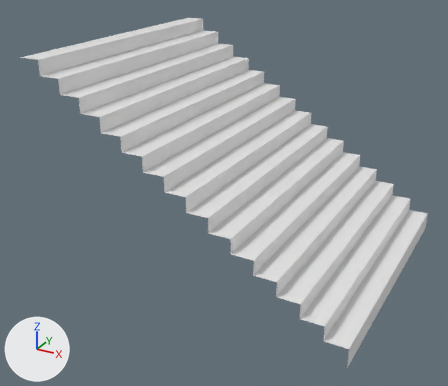
The FBX model Assets/3DArt/Objects/TiledCorridor/Stairs.fbx, before and after one commit.
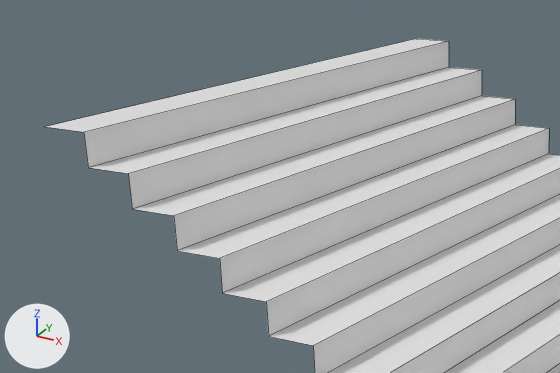
Each version is shown whole from a 50 mm lens placed at (-0.015, 0.427, 0.084), pointed at (-0.231, 0.819, -0.112), then close up on the part from 0% to 57% of the width and 0% to 44% of the height. The lights are fixed; the arrows at lower left show +X, +Y and +Z. The close-ups show mesh edges as thin lines. Materials are left out; every surface is plain grey. Where no turn or scale is listed for an object, it has been applied to the vertices. Vertices at the same position are counted once.

Script lines for the objects in view, before the commit:
```python
me_mesh = bpy.data.meshes.new('Mesh')
me_mesh.from_pydata(...)  # 70 vertices, 30 faces; spans x -0.122..0.122, y -0.108..0.108, z -0.083..0.083
me_mesh.materials.append(mat_lambert1)
# before: 0 (-0.122, 0.108, 0.083) at pixel (416, 38), 1 (-0.122, -0.108, 0.083) at pixel (44, 126), 2 (-0.106, 0.108, 0.083) at pixel (448, 41), 3 (-0.106, -0.108, 0.083) at pixel (83, 132), 8 (-0.089, 0.108, 0.061) at pixel (481, 95)
# before: 9 (-0.089, -0.108, 0.061) at pixel (132, 209), 10 (-0.089, 0.108, 0.061) at pixel (481, 95), 11 (-0.089, -0.108, 0.061) at pixel (132, 209), 12 (-0.073, 0.108, 0.061) at pixel (515, 99), 13 (-0.073, -0.108, 0.061) at pixel (173, 215)
# before: 22 (-0.041, 0.108, 0.029), 23 (-0.041, -0.108, 0.029) at pixel (268, 336), 24 (-0.041, 0.108, 0.029), 25 (-0.041, -0.108, 0.029) at pixel (268, 336), 26 (-0.024, 0.108, 0.029)
# before: 27 (-0.024, -0.108, 0.029) at pixel (313, 345)
ob_polysurface1195 = bpy.data.objects.new('polySurface1195', me_mesh)
ob_polysurface1195.location = (-0.2183, 0.8398, -0.0846)
```
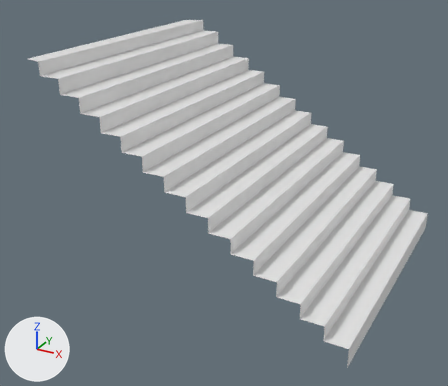
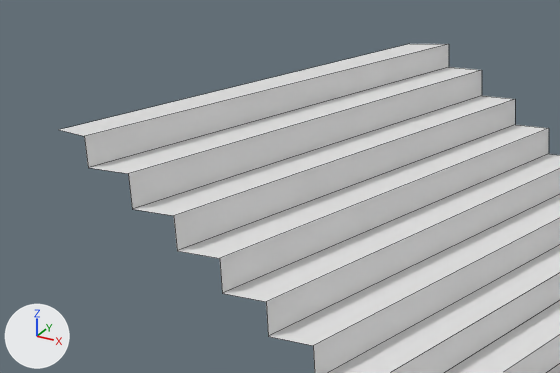
The newer file is also turned or shifted as a whole; pictures and numbers use the older file's frame.

Where the change shows, as pixel boxes (x1, y1, x2, y2) in the close-ups (560 x 373 px; the box of a moved part takes in the faces that stretch with it):
'polySurface1195', reshaped: before (46, 39, 560, 373); after (60, 44, 560, 373)
part 1 of me_mesh, moved or reshaped: before (46, 39, 560, 346); after (60, 44, 560, 346)

The change, as a diff of the scene's bpy script:
```diff
--- a/Assets/3DArt/Objects/TiledCorridor/Stairs.fbx.py
+++ b/Assets/3DArt/Objects/TiledCorridor/Stairs.fbx.py
@@ me_mesh @@
 me_mesh.from_pydata(...)  # 70 vertices, 30 faces; spans x -0.122..0.122, y -0.108..0.108, z -0.083..0.083
 # used by ob_polysurface1195; location = (-0.2183, 0.8398, -0.0846)
 # verts and faces of me_mesh; kept vertices keep their numbers, new ones are numbered from 70
+# me_mesh part 1
+delete_vertices([10, 11, 24, 25])  # with the faces that use them
+verts[0] = (-0.122, 0.103, 0.082)  # moved, pixel (409, 43)
+verts[1] = (-0.122, -0.103, 0.081)  # moved, pixel (58, 129)
+verts[2] = (-0.106, 0.108, 0.082)  # moved, pixel (448, 44)
+verts[3] = (-0.106, -0.108, 0.082)  # moved, pixel (84, 136)
+faces += [(8, 9, 13, 12), (22, 23, 27, 26)]
```
